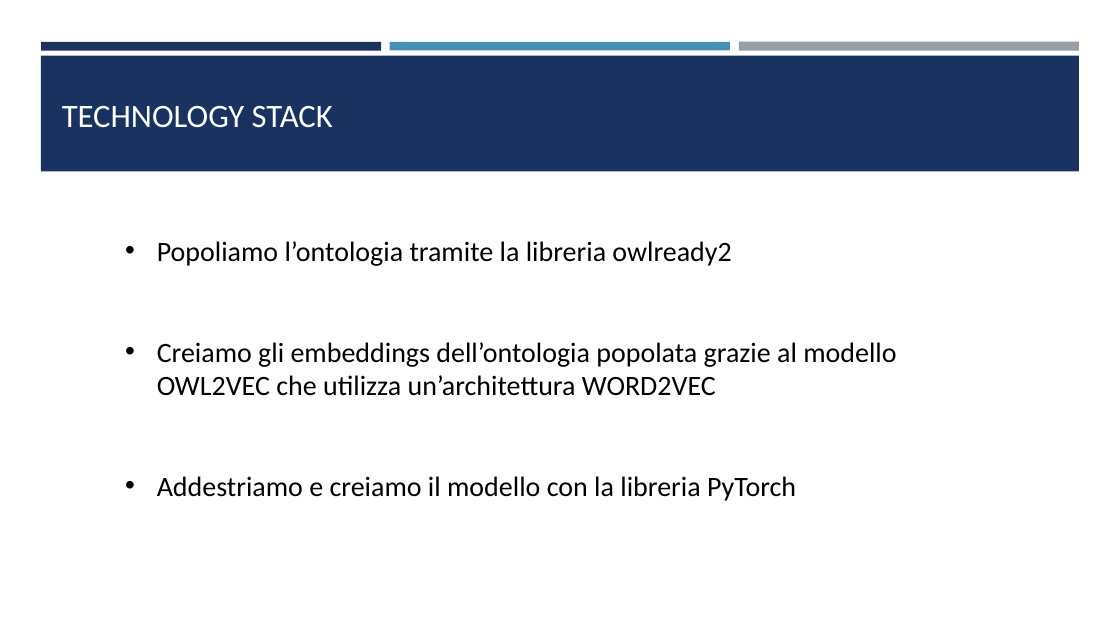
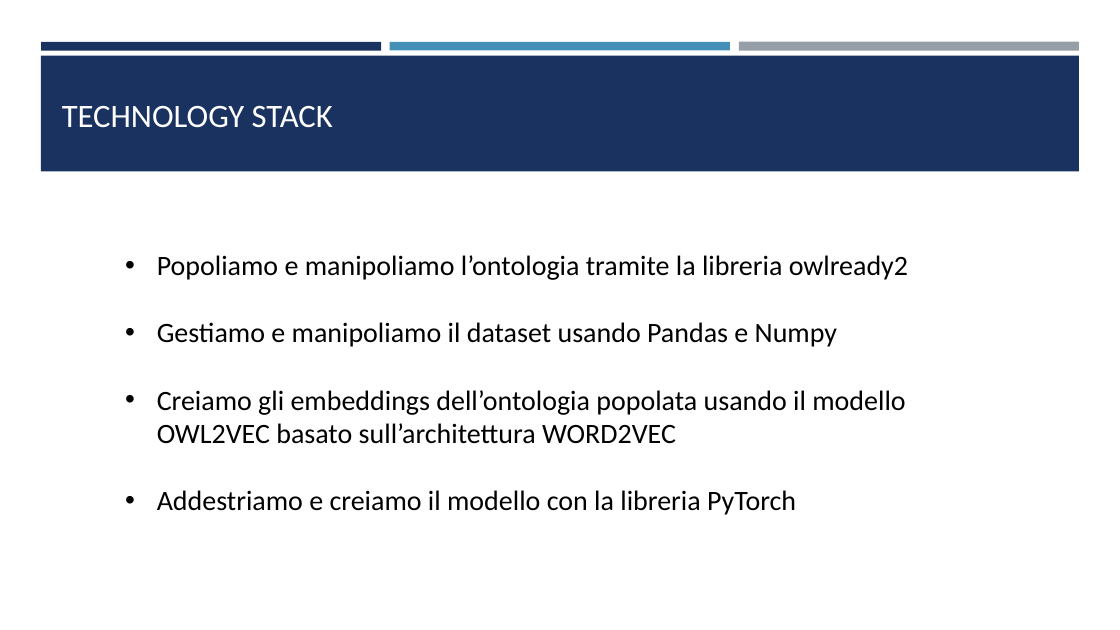
Before and after one commit to Clausapone/software-and-pattern-design, a slide deck: slide 6 of Presentazione_preliminare.pptx (slide 5 before the commit). Drawn at 1120x630 pixels with LibreOffice and Linux fonts; fonts in the diff are those of the drawing. Boxes give left, top, right and bottom in pixels: in the first picture for what was removed or moved away, otherwise in the second. Text is boxed around its words. In the diff, an @@ line names an element or a change of style, - is before the commit and + after.

```diff
--- a/Presentazione_preliminare.pptx
+++ b/Presentazione_preliminare.pptx
@@ text "Popoliamo e manipoliamo l’ontologia tramite ..." moved from (x1=157, y1=241, x2=896, y2=501) to (x1=157, y1=255, x2=908, y2=515) @@
@@ text at (x1=157, y1=255, x2=908, y2=444): text changed @@
-• Popoliamo l’ontologia tramite la libreria owlready2
-• Creiamo gli embeddings dell’ontologia popolata grazie al modello OWL2VEC che utilizza un’architettura WORD2VEC
+• Popoliamo e manipoliamo l’ontologia tramite la libreria owlready2
+• Gestiamo e manipoliamo il dataset usando Pandas e Numpy
+• Creiamo gli embeddings dell’ontologia popolata usando il modello OWL2VEC basato sull’architettura WORD2VEC
```
Also in this commit, not shown: 1 other slide changed, 2 slides added, 1 slide removed, 1 other file.
